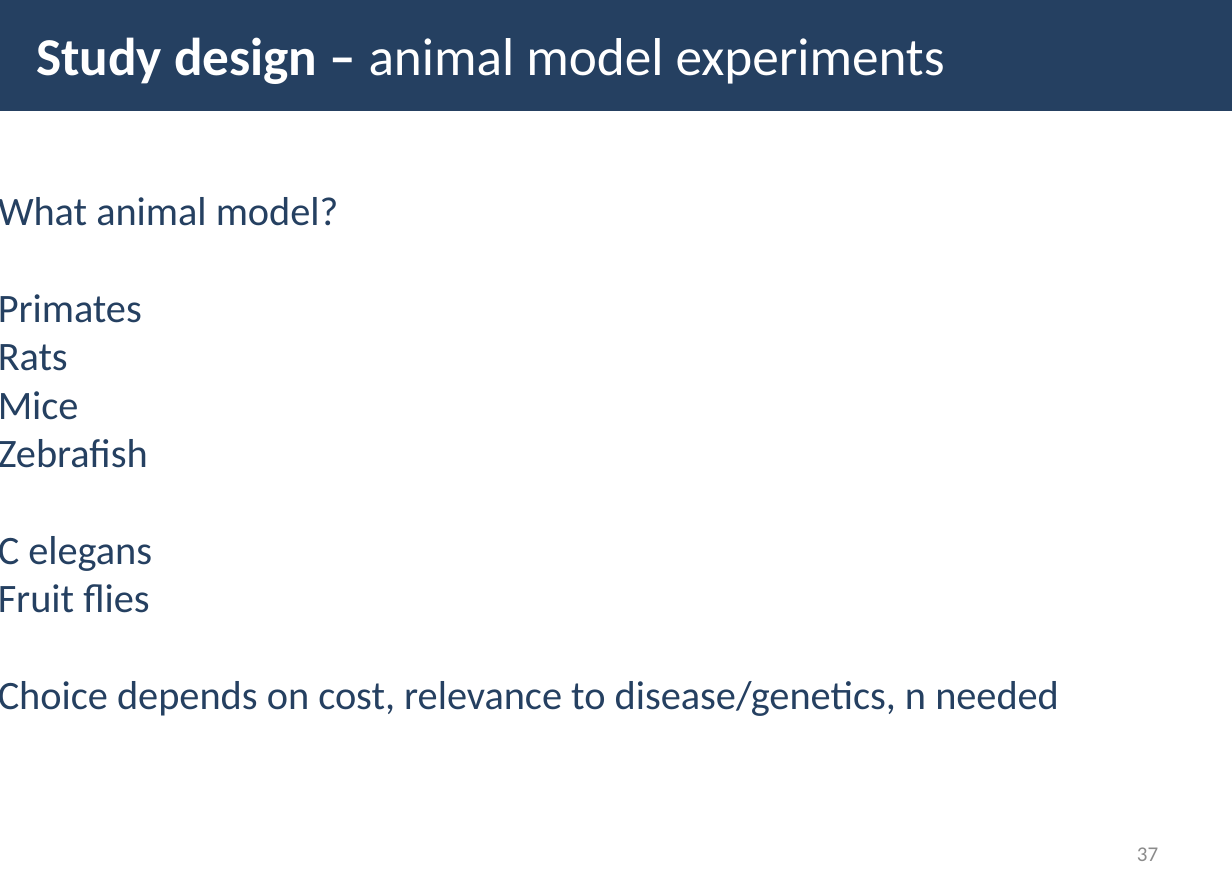
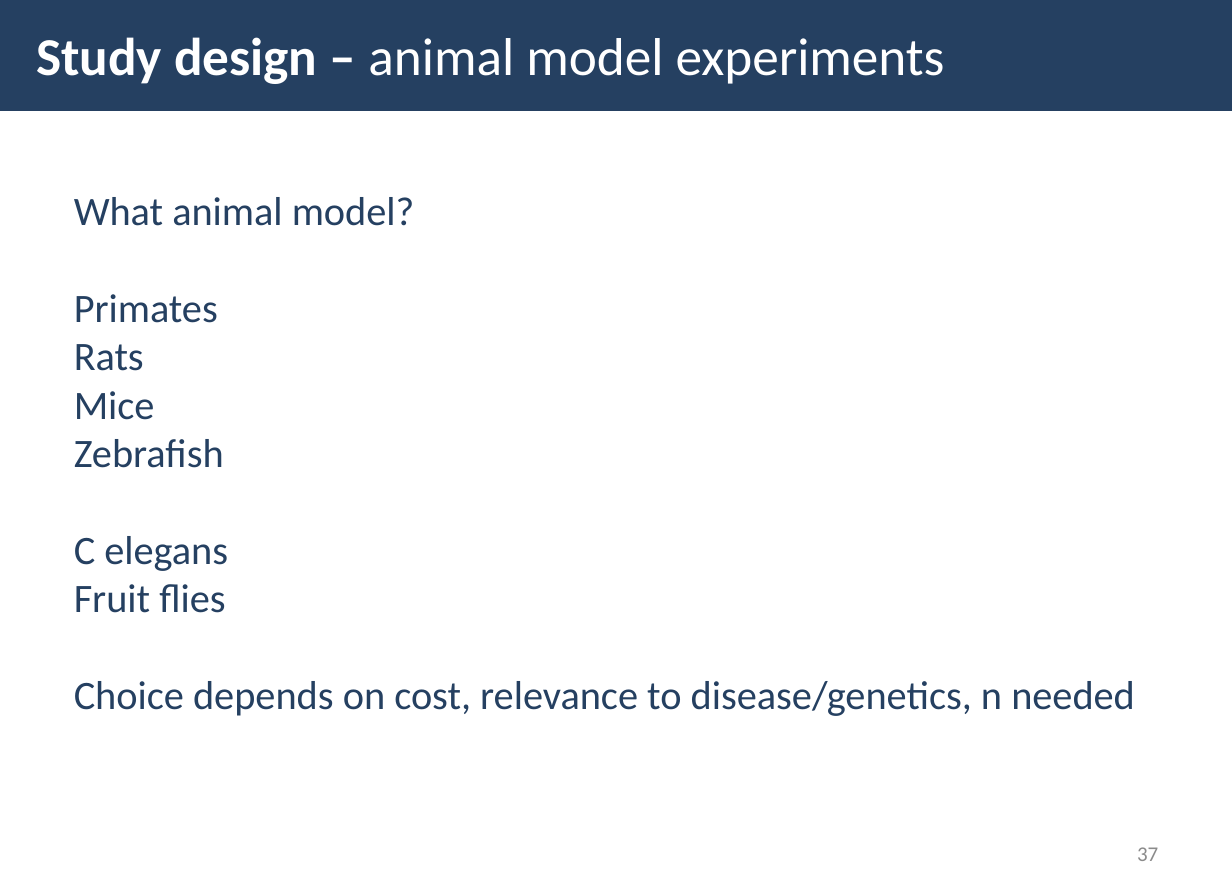
Before and after one commit to UBC-PATH/PATH548L-2026, a slide deck: slide 37 of slides/Module 7 PATH 548L 2026 - study design considerations.pptx. Drawn at 1232x895 pixels with LibreOffice and Linux fonts; fonts in the diff are those of the drawing. Boxes give left, top, right and bottom in pixels: in the first picture for what was removed or moved away, otherwise in the second. Text is boxed around its words. In the diff, an @@ line names an element or a change of style, - is before the commit and + after.

```diff
--- a/slides/Module 7 PATH 548L 2026 - study design considerations.pptx
+++ b/slides/Module 7 PATH 548L 2026 - study design considerations.pptx
@@ text "What animal model?": place and size @@
-text "What animal model?" at [0,197,1059,716]
+text "What animal model?" at [74,197,1135,716]
```
Also in this commit, not shown: 42 other slides changed, 5 other files.
